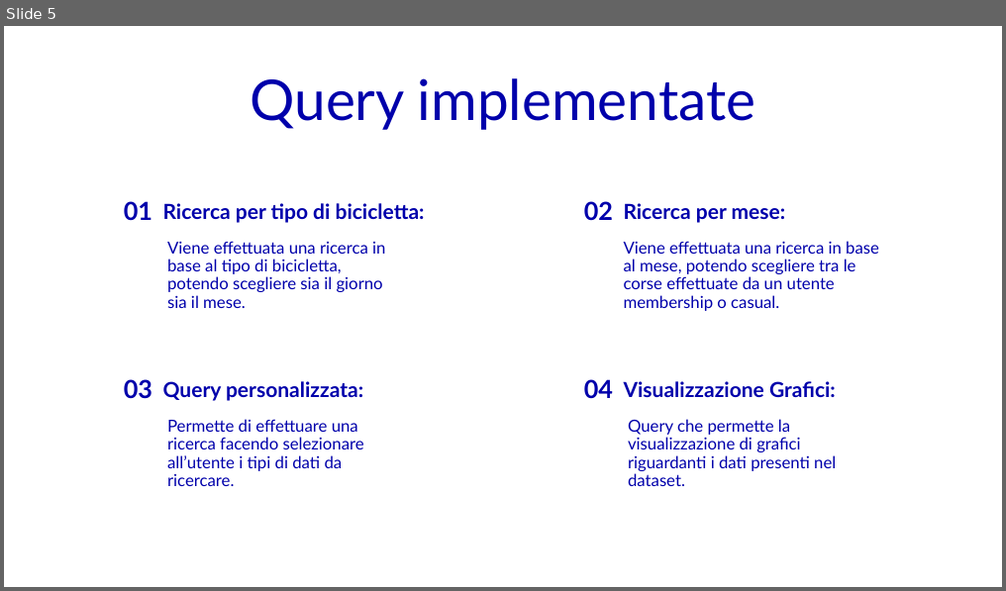
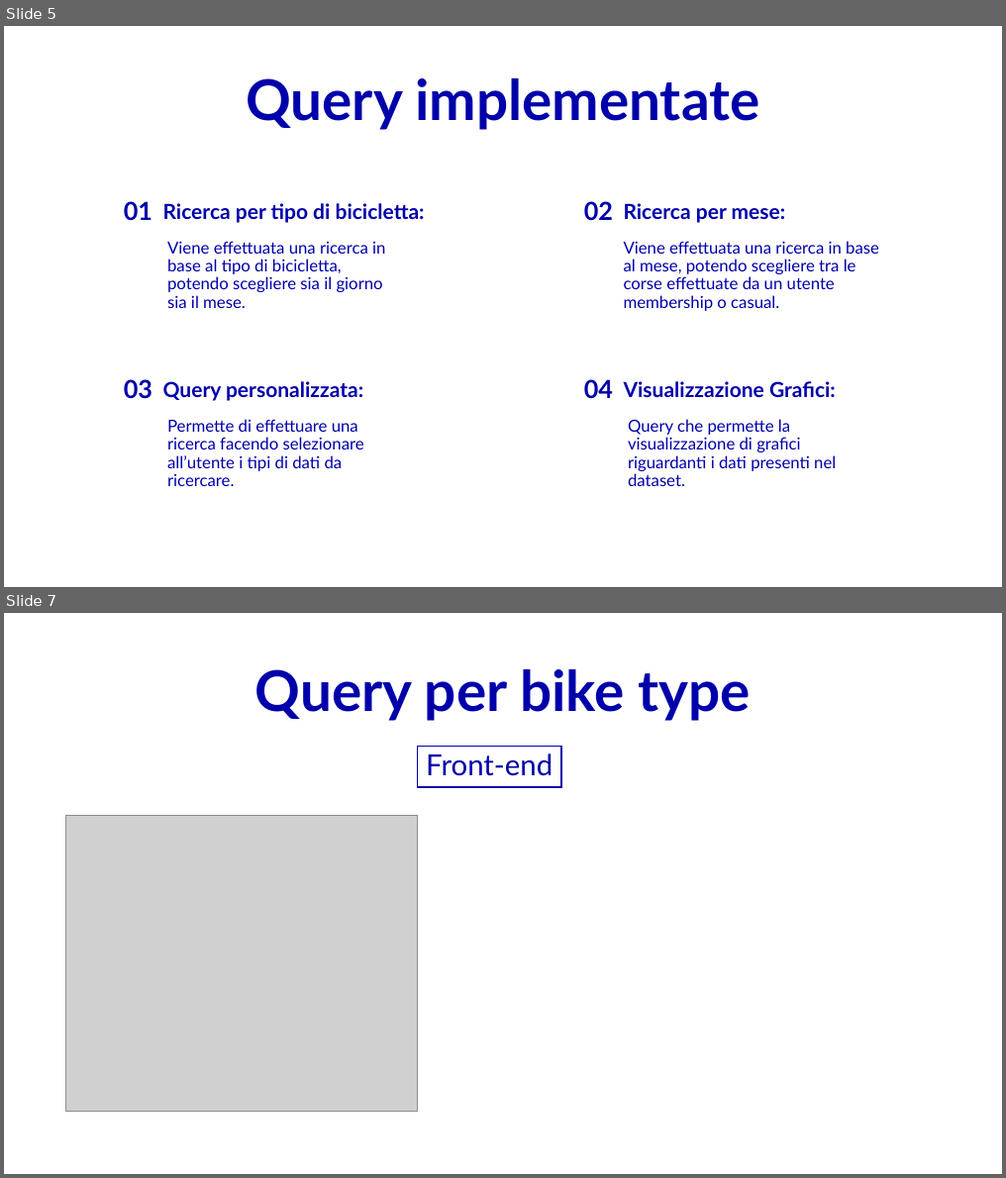
Before and after one commit to Robertales/tripdata-bike-chicago-bd2, a slide deck: presentazione/presentazioneBD2BarberisRobertazzi.pptx. Shown one above the other, each under a label of ours: slide 5 before the commit, slides 5 and 7 after it; the slides between them are not shown. The pictures are 1006x591 and 1006x1178 pixels, drawn with LibreOffice and Linux fonts; fonts in the diff are those of the drawing; grey boxes stand for pictures. Boxes give left, top, right and bottom in pixels: in the first picture for what was removed or moved away, otherwise in the second. Text is boxed around its words. In the diff, an @@ line names an element or a change of style, - is before the commit and + after.

```diff
--- a/presentazione/presentazioneBD2BarberisRobertazzi.pptx
+++ b/presentazione/presentazioneBD2BarberisRobertazzi.pptx
@@ slide 7 added at [4,613,1002,1174], background #FFFFFF @@
@@ text added at [255,669,750,721], 54 pt, text #0000AB, bold @@
+Query per bike type
@@ rectangle added at [417,747,561,786], outline #0000AB 1.5 pt @@
@@ text added at [426,754,552,776], 28 pt, text #0000AB @@
+Front-end
@@ picture added at [65,815,417,1111] @@
@@ slide 5 changed as well @@
@@ text "Query implementate" at [246,78,759,130]: bold on @@
```
Also in this commit, not shown: 4 other slides changed, 1 other slide added, 33 other files.
